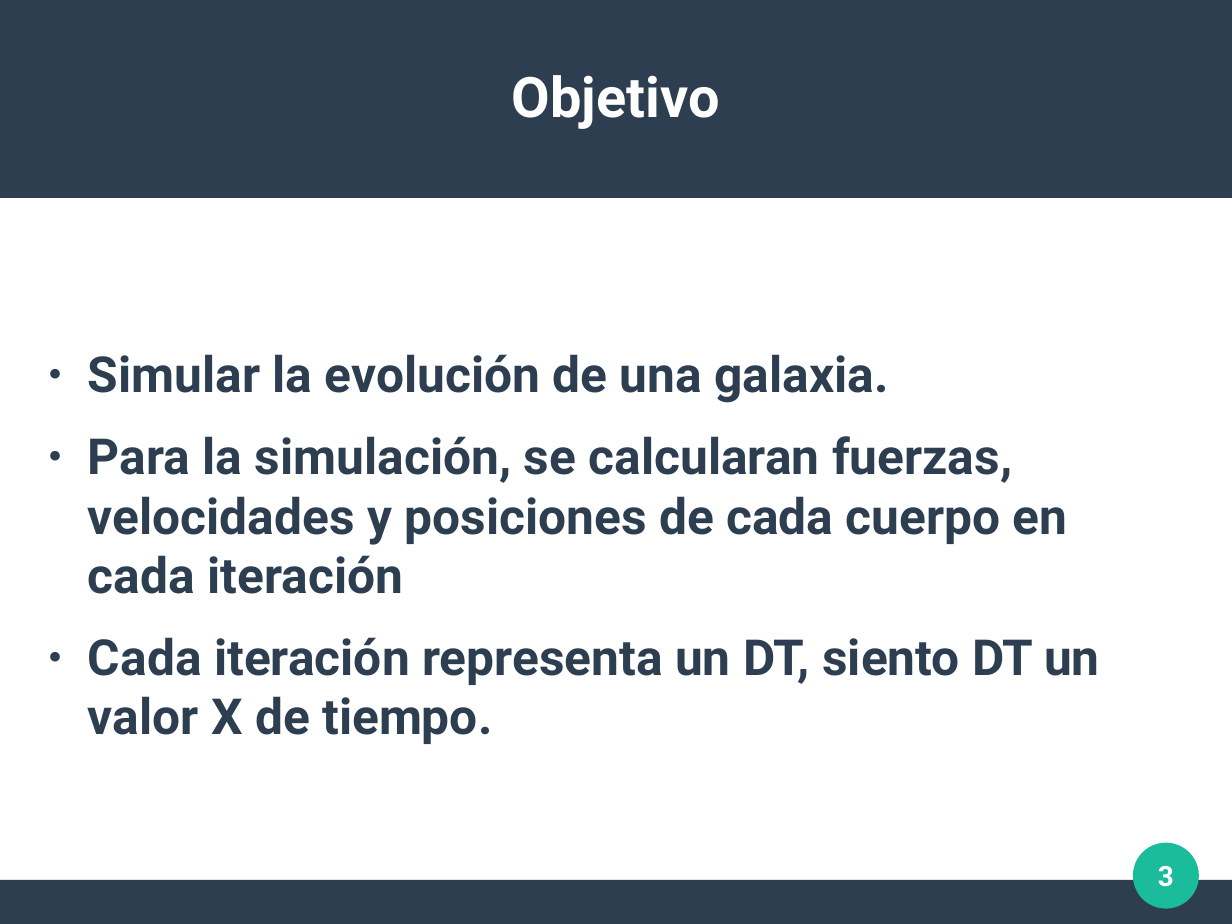
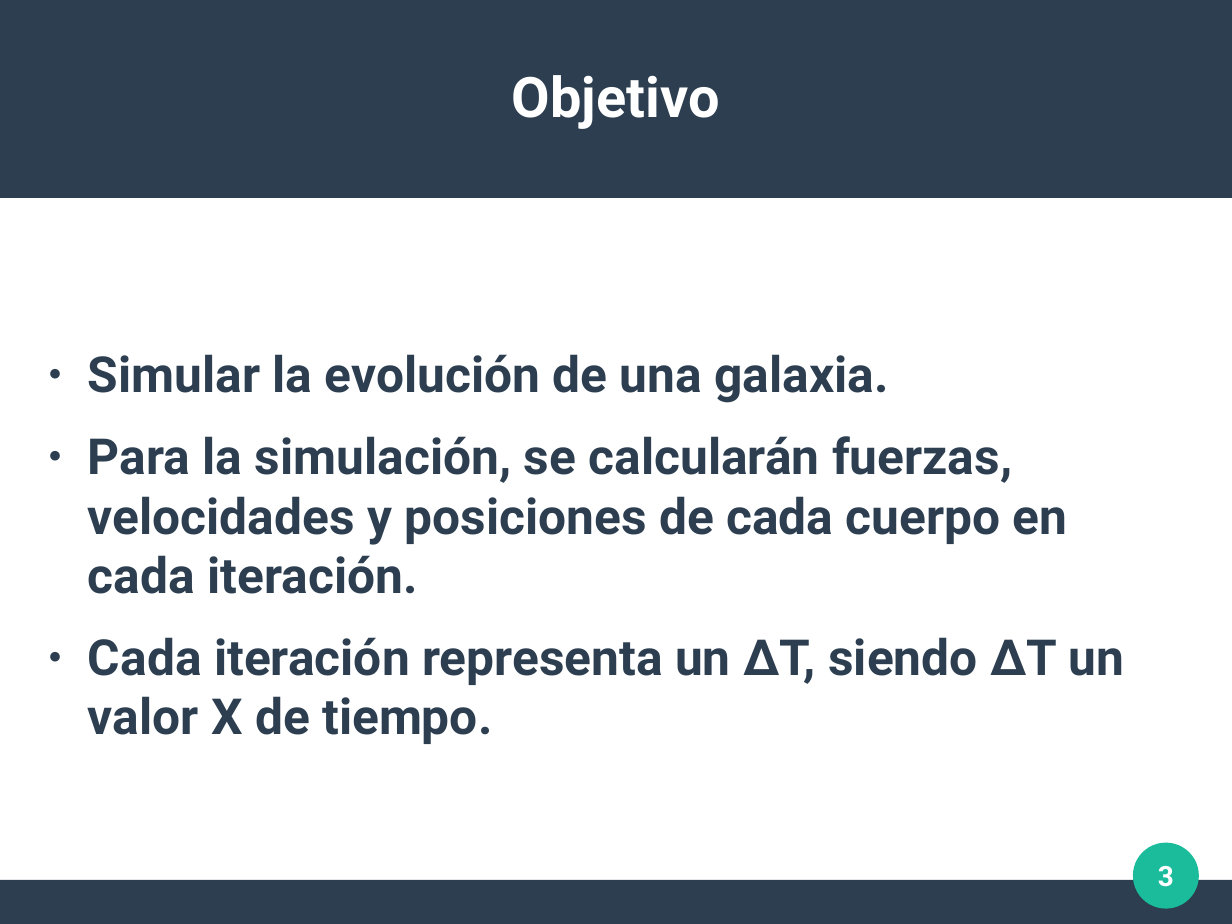
Before and after one commit to javier-a-agustin/tp-final-Introduccion-a-la-Concurrencia-2020, a slide deck: slide 3 of presentacion.odp. Drawn at 1232x924 pixels with LibreOffice and Linux fonts; fonts in the diff are those of the drawing. Boxes give left, top, right and bottom in pixels: in the first picture for what was removed or moved away, otherwise in the second. Text is boxed around its words. In the diff, an @@ line names an element or a change of style, - is before the commit and + after.

```diff
--- a/presentacion.odp
+++ b/presentacion.odp
@@ text at box(88, 436, 1124, 744): text changed @@
-● Para la simulación, se calcularan fuerzas, velocidades y posiciones de cada cuerpo en cada iteración
-● Cada iteración representa un DT, siento DT un valor X de tiempo.
+● Para la simulación, se calcularán fuerzas, velocidades y posiciones de cada cuerpo en cada iteración.
+● Cada iteración representa un ΔT, siendo ΔT un valor X de tiempo.
```
Also in this commit, not shown: 2 other slides changed.
